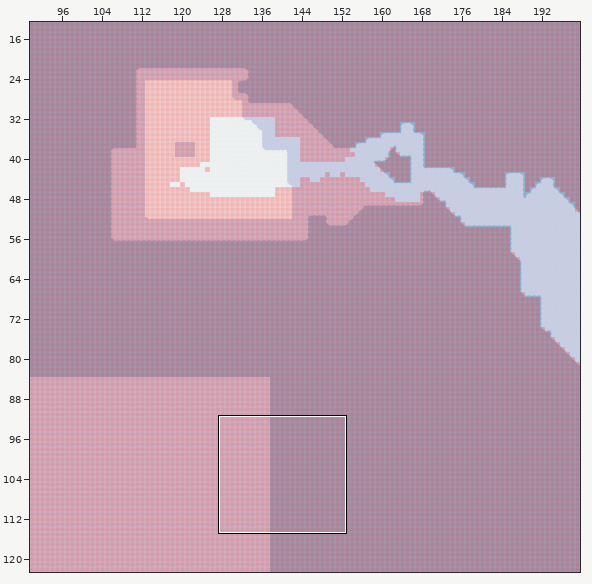
Two versions of a level (Tiled map, tmwdata/maps/010-4.tmx). Above: a wide view before the commit, with the close-up outlined.
Close-up. Earlier state:
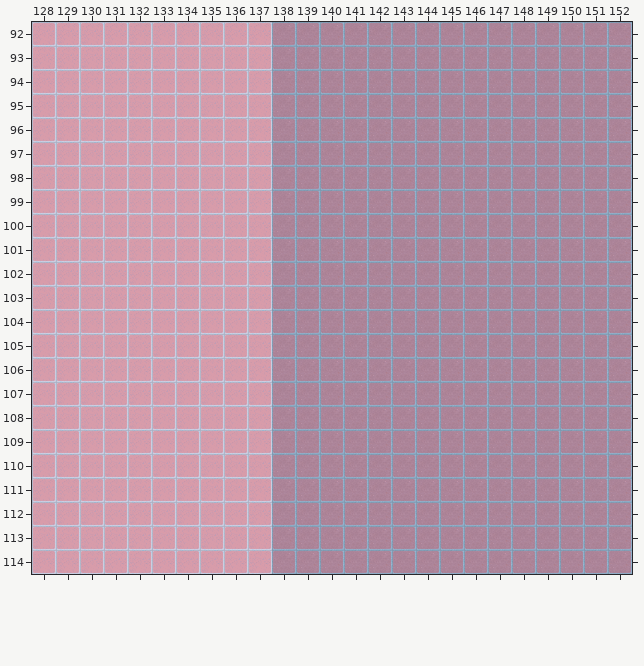
Cells are 32x32 px. Shown: x 128..152, y 92..114. The commit also changed other parts of the map, which this record leaves out.
And afterwards:
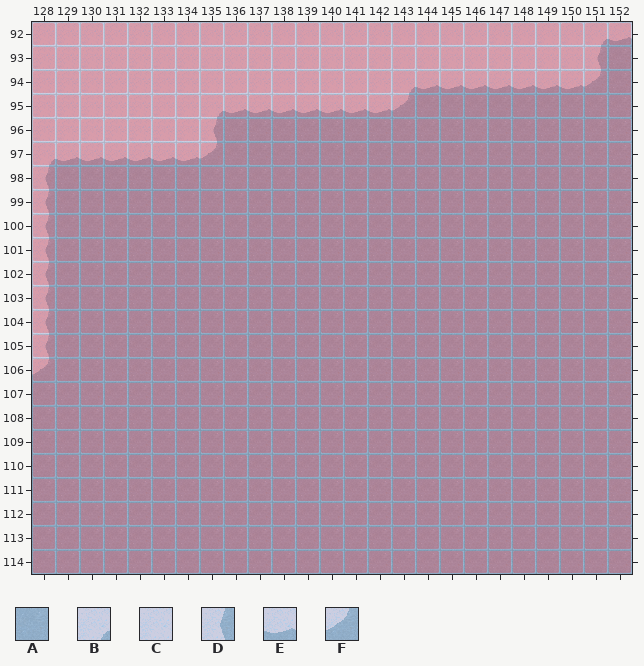
Key: from "Snow": A 37; from "gelo": B 3, C 6, D 7, E 11, F 12.
_ is an empty cell.
From old to new:
{"where": "layer \"ground\""}
{"y":92,"x":138,"old":"AAAAAAAAAAAAAAA","new":"CCCCCCCCCCCCCBE"}
{"y":93,"x":138,"old":"AAAAAAAAAAAAAA","new":"CCCCCCCCCCCCCD"}
{"y":94,"x":138,"old":"AAAAAAAAAAAAAA","new":"CCCCCBEEEEEEEF"}
{"y":95,"x":135,"old":"CCCAAAAAA","new":"BEEEEEEEF"}
{"y":96,"x":135,"old":"CCC","new":"DAA"}
{"y":97,"x":128,"old":"CCCCCCCCCC","new":"BEEEEEEFAA"}
{"y":98,"x":128,"old":"CCCCCCCCCC","new":"DAAAAAAAAA"}
{"y":99,"x":128,"old":"CCCCCCCCCC","new":"DAAAAAAAAA"}
{"y":100,"x":128,"old":"CCCCCCCCCC","new":"DAAAAAAAAA"}
{"y":101,"x":128,"old":"CCCCCCCCCC","new":"DAAAAAAAAA"}
{"y":102,"x":128,"old":"CCCCCCCCCC","new":"DAAAAAAAAA"}
{"y":103,"x":128,"old":"CCCCCCCCCC","new":"DAAAAAAAAA"}
{"y":104,"x":128,"old":"CCCCCCCCCC","new":"DAAAAAAAAA"}
{"y":105,"x":128,"old":"CCCCCCCCCC","new":"DAAAAAAAAA"}
{"y":106,"x":128,"old":"CCCCCCCCCC","new":"FAAAAAAAAA"}
{"y":107,"x":128,"old":"CCCCCCCCCC","new":"AAAAAAAAAA"}
{"y":108,"x":128,"old":"CCCCCCCCCC","new":"AAAAAAAAAA"}
{"y":109,"x":128,"old":"CCCCCCCCCC","new":"AAAAAAAAAA"}
{"y":110,"x":128,"old":"CCCCCCCCCC","new":"AAAAAAAAAA"}
{"y":111,"x":128,"old":"CCCCCCCCCC","new":"AAAAAAAAAA"}
{"y":112,"x":128,"old":"CCCCCCCCCC","new":"AAAAAAAAAA"}
{"y":113,"x":128,"old":"CCCCCCCCCC","new":"AAAAAAAAAA"}
{"y":114,"x":128,"old":"CCCCCCCCCC","new":"AAAAAAAAAA"}
{"label":"changed","picture_box":[32,22,632,574]}
